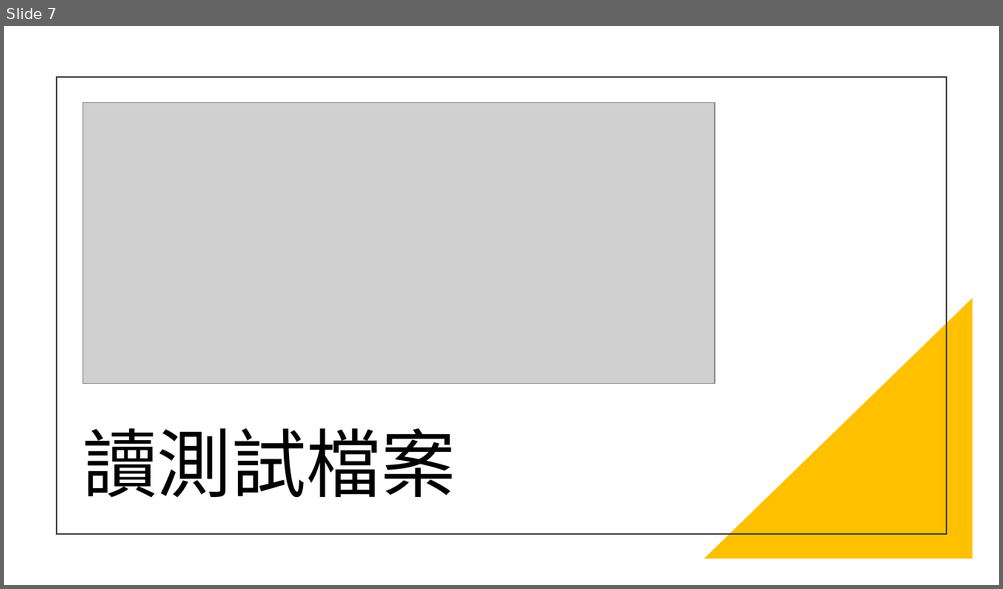
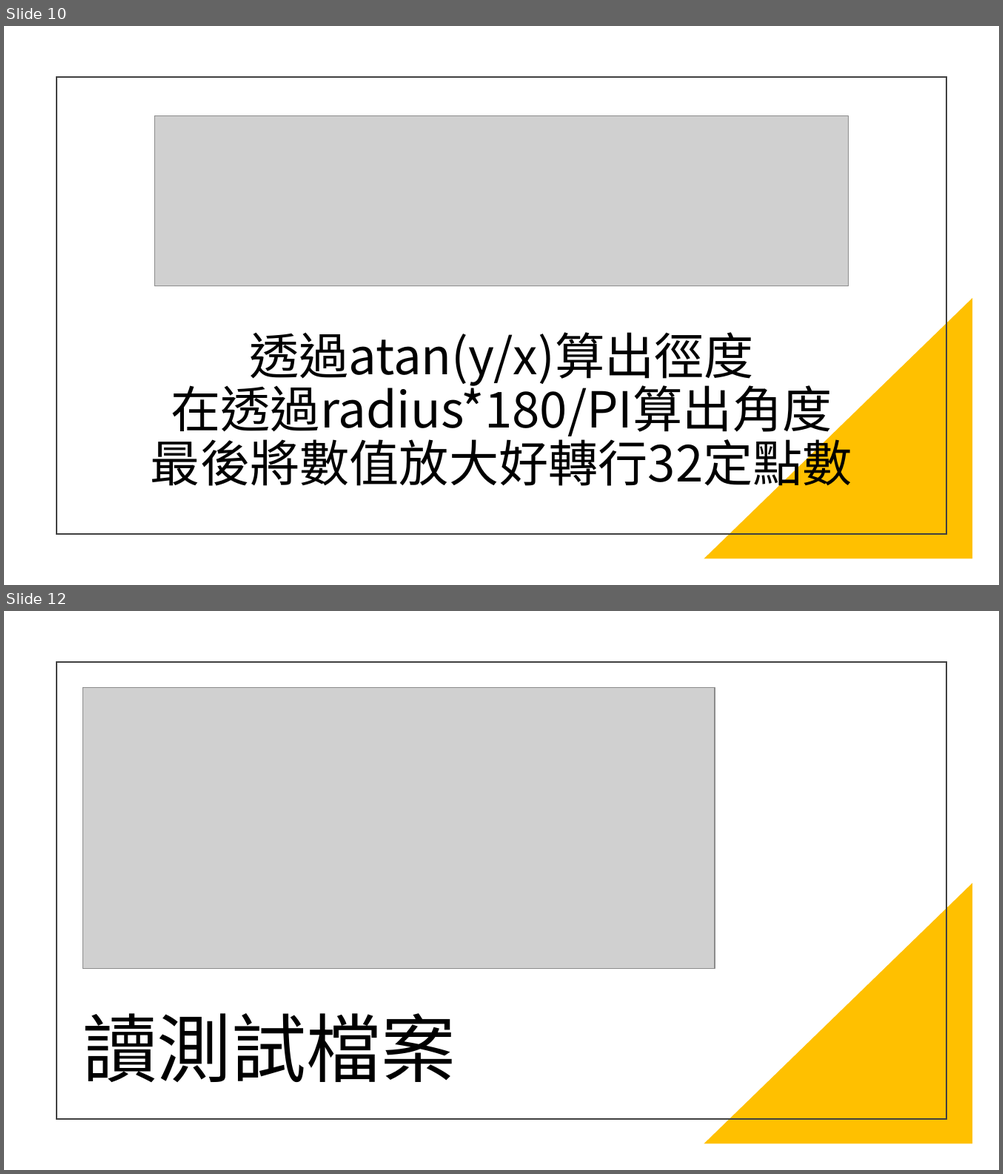
Before and after one commit to kerong2002/111-practices-of-digtal-system-design, a slide deck: 20221027/Cordic/Cordic報告.pptx. Shown one above the other, each under a label of ours: slide 7 before the commit, slides 10 and 12 after it; the slides between them are not shown. The pictures are 1003x589 and 1003x1174 pixels, drawn with LibreOffice and Linux fonts; fonts in the diff are those of the drawing; grey boxes stand for pictures. Boxes give left, top, right and bottom in pixels: in the first picture for what was removed or moved away, otherwise in the second. Text is boxed around its words. In the diff, an @@ line names an element or a change of style, - is before the commit and + after.

```diff
--- a/20221027/Cordic/Cordic報告.pptx
+++ b/20221027/Cordic/Cordic報告.pptx
@@ slide 10 added at (x1=4, y1=26, x2=999, y2=585), background #FFFFFF @@
@@ rectangle added at (x1=57, y1=77, x2=946, y2=534), outline #404040 1.5 pt @@
@@ picture added at (x1=155, y1=116, x2=848, y2=286) @@
@@ right triangle added at (x1=704, y1=298, x2=973, y2=560), fill #FFC000 @@
@@ text added at (x1=151, y1=332, x2=852, y2=494), 48 pt, text #000000 @@
+透過atan(y/x)算出徑度
+在透過radius*180/PI算出角度
+最後將數值放大好轉行32定點數
@@ what was slide 7 is now slide 12 @@
```
Also in this commit, not shown: 6 other slides added.
